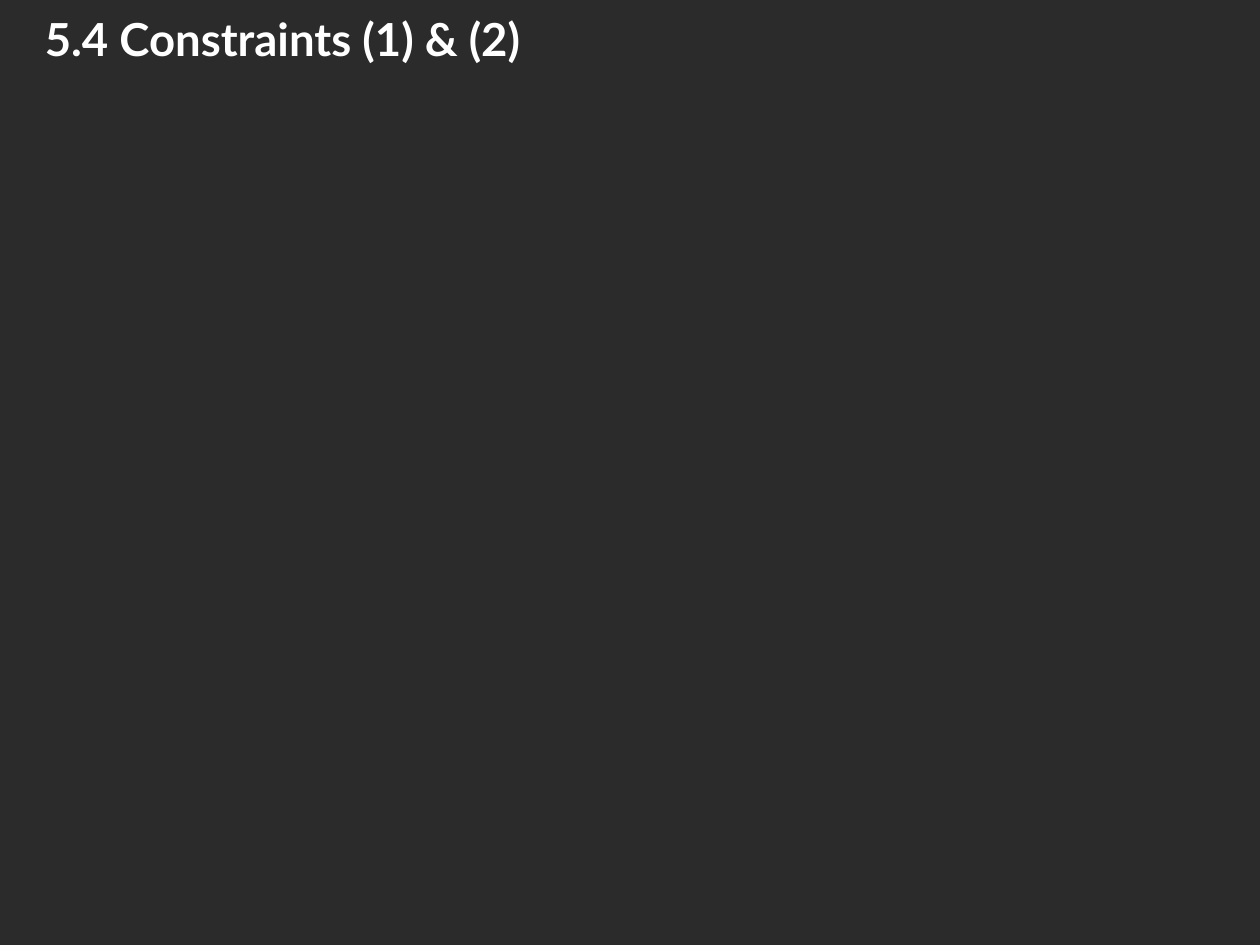
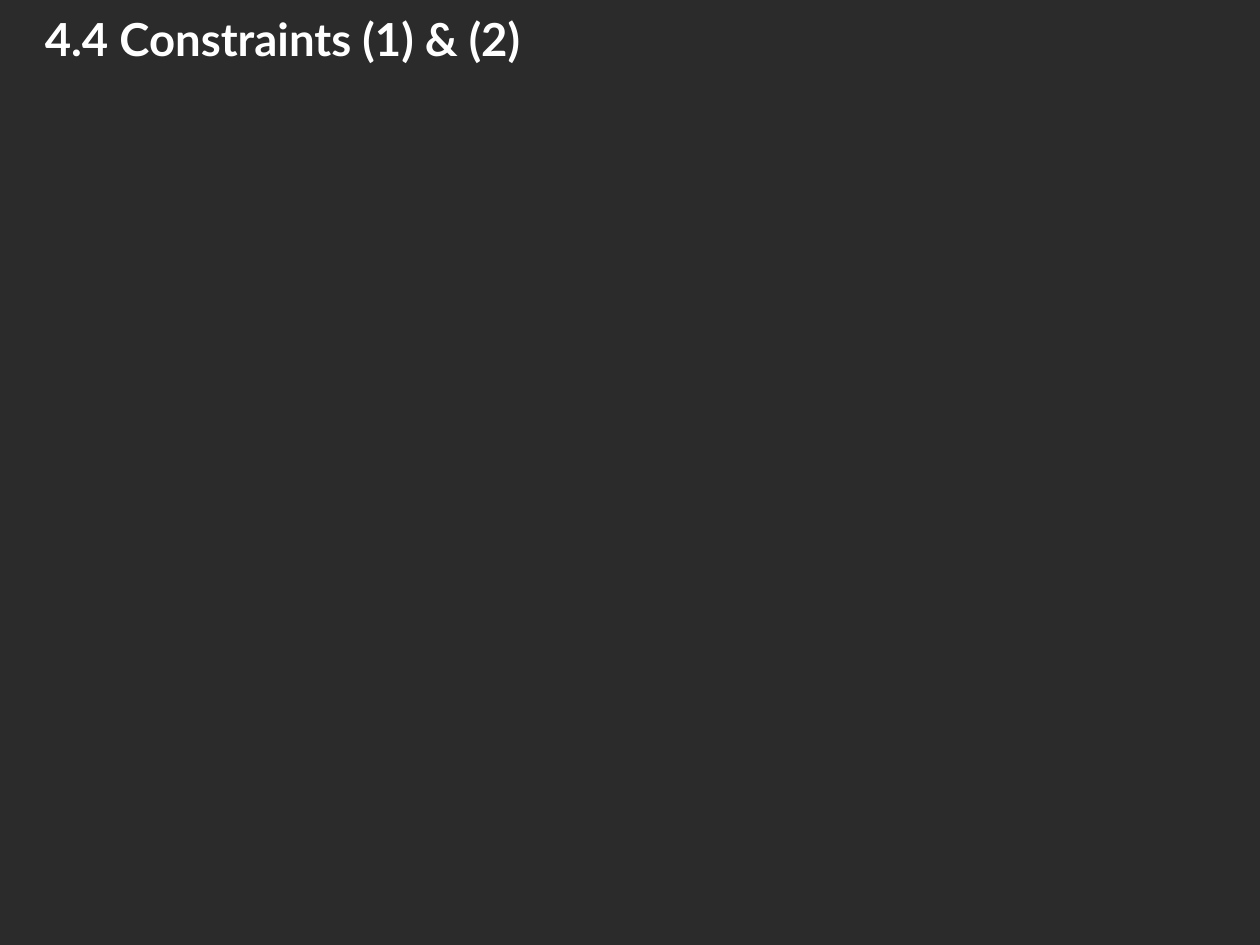
Before and after one commit to meeGit-dpm/167686_Project_Optimization, a slide deck: slide 17 of Report/FundOptG5.pptx (slide 23 before the commit). Drawn at 1260x945 pixels with LibreOffice and Linux fonts; fonts in the diff are those of the drawing; grey boxes stand for pictures; background and template pictures are left out; a plain dark background stands for a picture behind light text. Boxes give left, top, right and bottom in pixels: in the first picture for what was removed or moved away, otherwise in the second. Text is boxed around its words. In the diff, an @@ line names an element or a change of style, - is before the commit and + after.

```diff
--- a/Report/FundOptG5.pptx
+++ b/Report/FundOptG5.pptx
@@ title at (45,20,520,63): text changed @@
-5.4 Constraints (1) & (2)
+4.4 Constraints (1) & (2)
```
Also in this commit, not shown: 22 other slides changed, 4 slides removed.
